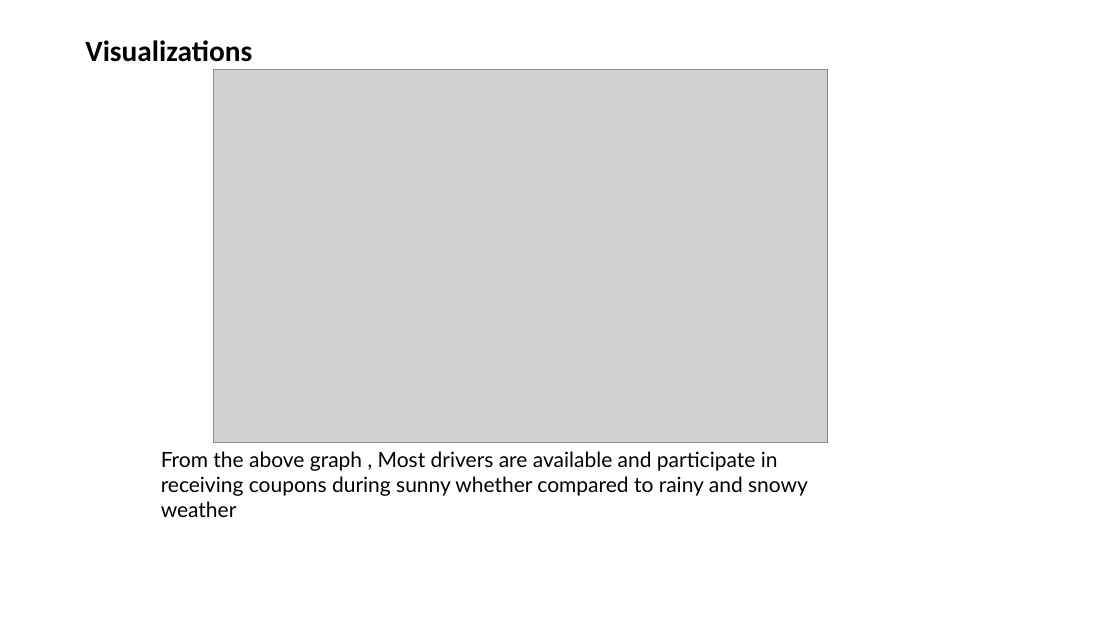
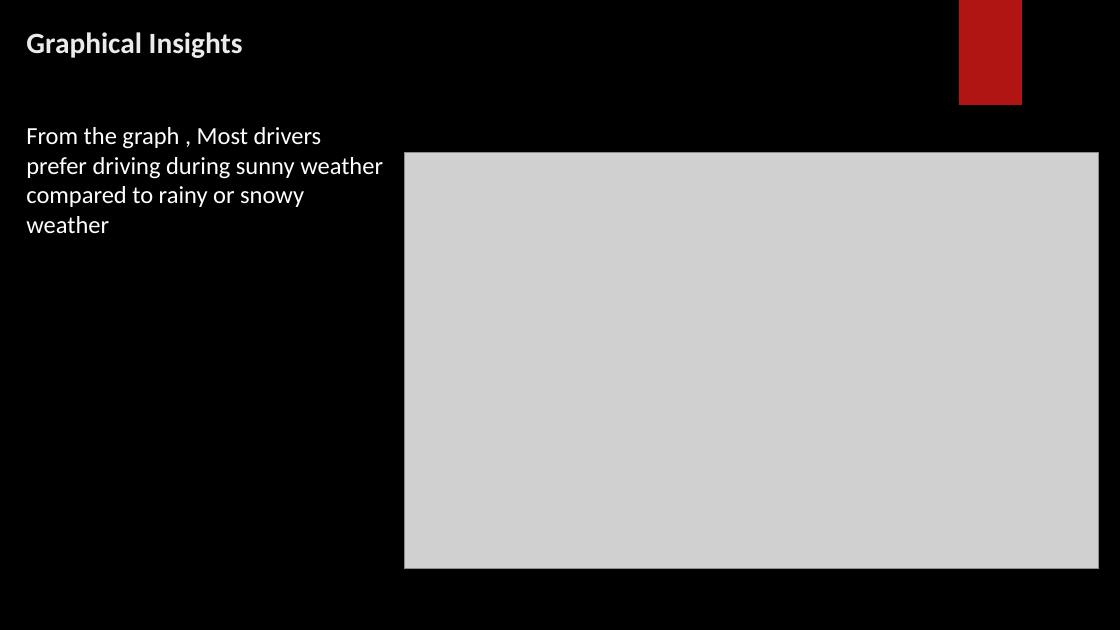
Before and after one commit to Oruka01/Coupon-recommendation-predictions, a slide deck: slide 3 of Presentation/Presentation slide.pptx (slide 5 before the commit). Drawn at 1120x630 pixels with LibreOffice and Linux fonts; fonts in the diff are those of the drawing; grey boxes stand for pictures; background and template pictures are left out. Boxes give left, top, right and bottom in pixels: in the first picture for what was removed or moved away, otherwise in the second. Text is boxed around its words. In the diff, an @@ line names an element or a change of style, - is before the commit and + after.

```diff
--- a/Presentation/Presentation slide.pptx
+++ b/Presentation/Presentation slide.pptx
@@ background #FFFFFF to picture (left out) @@
@@ title "Graphical Insights" at [26, 32, 243, 58]: vertical alignment middle to bottom @@
@@ rectangle added at [959, 0, 1022, 105], fill #B01513 @@
@@ title at [26, 32, 243, 58]: text changed; text colour #000000 to #EBEBEB @@
-Visualizations
+Graphical Insights
@@ text at [26, 127, 383, 233]: text changed; size 18 to 21 pt; font Lato to Calibri; text colour #000000 to #FFFFFF @@
-From the above graph , Most drivers are available and participate in receiving coupons during sunny whether compared to rainy and snowy weather
+From the graph , Most drivers prefer driving during sunny weather compared to rainy or snowy weather
@@ picture: place and size @@
-picture at [213, 70, 828, 442]
+picture at [405, 153, 1099, 569]
@@ ellipse added at [791, 154, 1049, 413], fill gradient #50B9C1 @@
```
Also in this commit, not shown: 8 other slides changed, 4 slides added, 5 slides removed.
